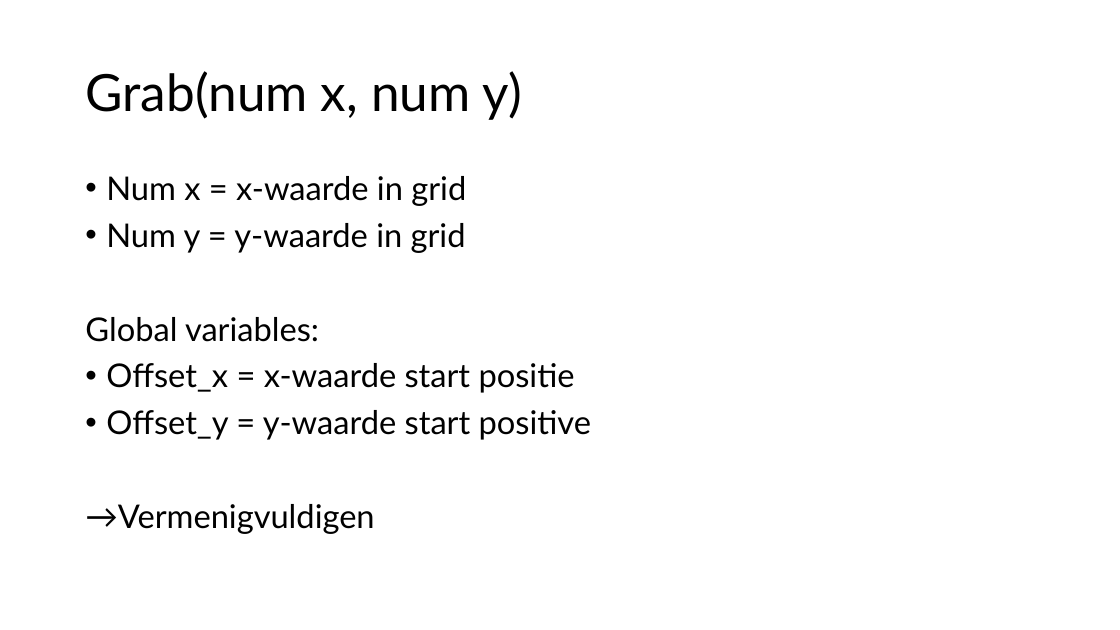
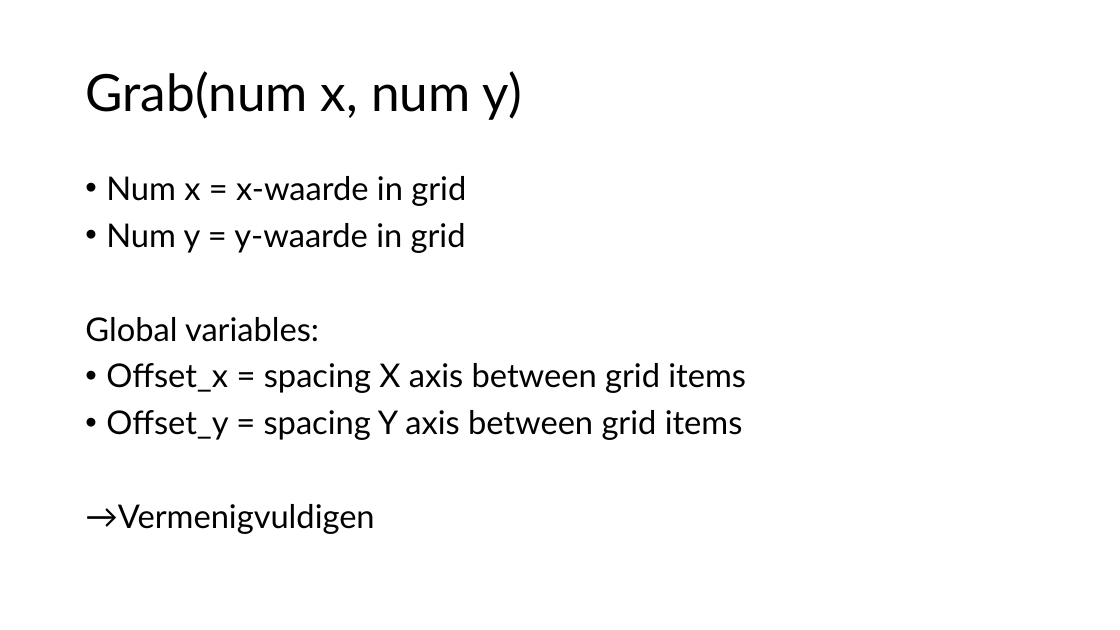
Before and after one commit to xunafay/ICT-Technology, a slide deck: slide 7 of ICT technology.pptx. Drawn at 1120x630 pixels with LibreOffice and Linux fonts; fonts in the diff are those of the drawing. Boxes give left, top, right and bottom in pixels: in the first picture for what was removed or moved away, otherwise in the second. Text is boxed around its words. In the diff, an @@ line names an element or a change of style, - is before the commit and + after.

```diff
--- a/ICT technology.pptx
+++ b/ICT technology.pptx
@@ text at (106,363,746,440): text changed @@
-• Offset_x = x-waarde start positie
-• Offset_y = y-waarde start positive
+• Offset_x = spacing X axis between grid items
+• Offset_y = spacing Y axis between grid items
```
Also in this commit, not shown: 11 other slides changed.
